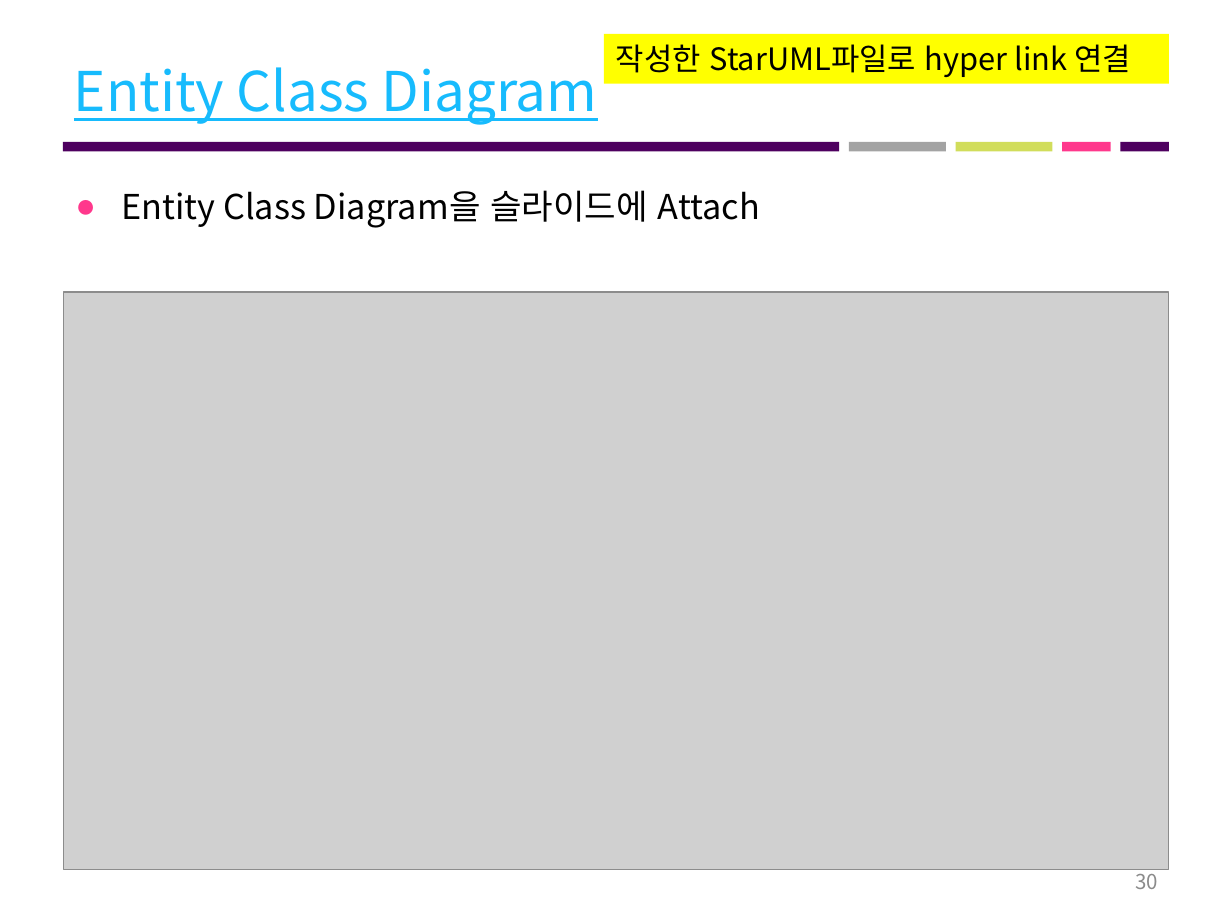
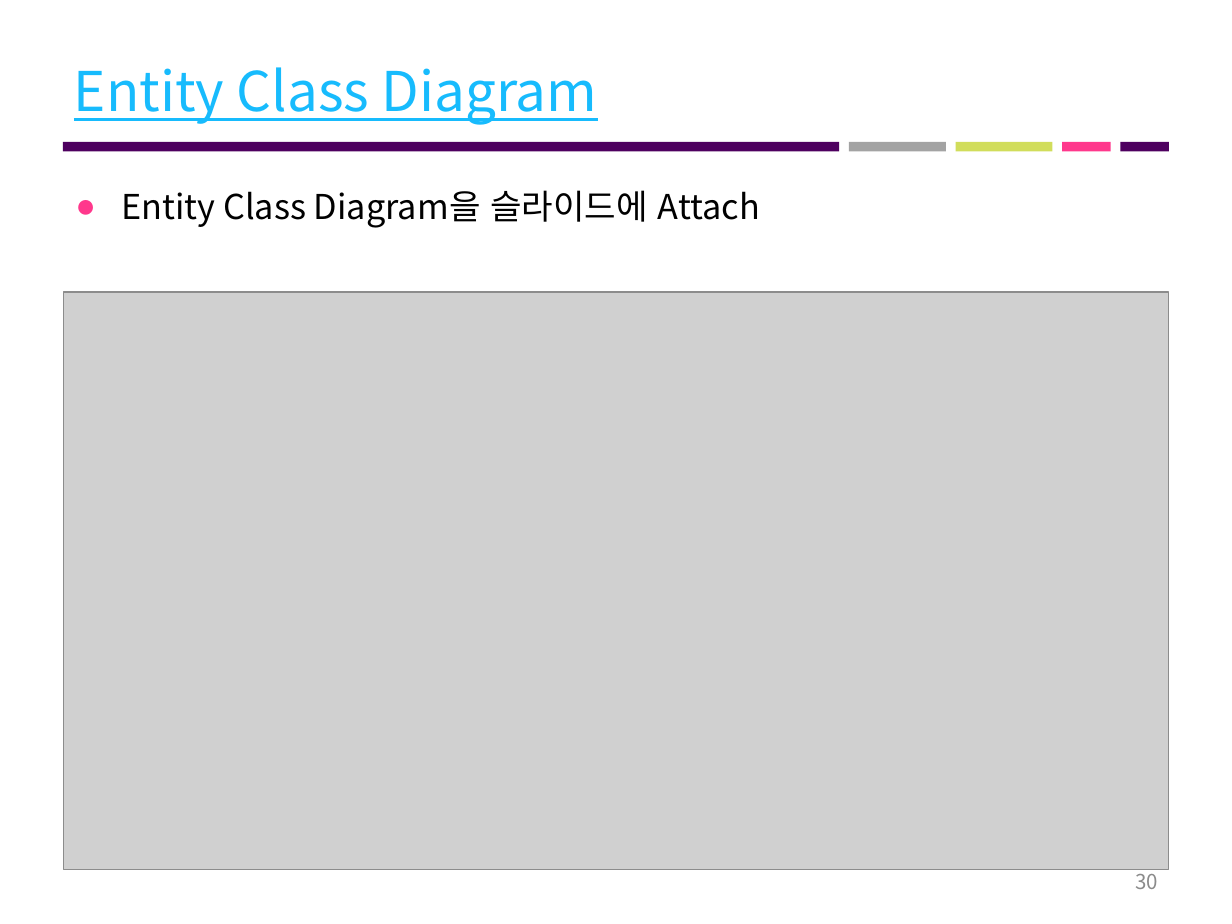
Before and after one commit to 7hong13/FillingGood, a slide deck: slide 30 of 최종산출물/4조 최종결과보고서.pptx. Drawn at 1232x924 pixels with LibreOffice and Linux fonts; fonts in the diff are those of the drawing; grey boxes stand for pictures. Boxes give left, top, right and bottom in pixels: in the first picture for what was removed or moved away, otherwise in the second. Text is boxed around its words. In the diff, an @@ line names an element or a change of style, - is before the commit and + after.

```diff
--- a/최종산출물/4조 최종결과보고서.pptx
+++ b/최종산출물/4조 최종결과보고서.pptx
@@ rectangle removed at (604,33,1169,83) @@
-작성한 StarUML파일로 hyper link 연결
```
Also in this commit, not shown: 2 other slides changed, 1 other file.
